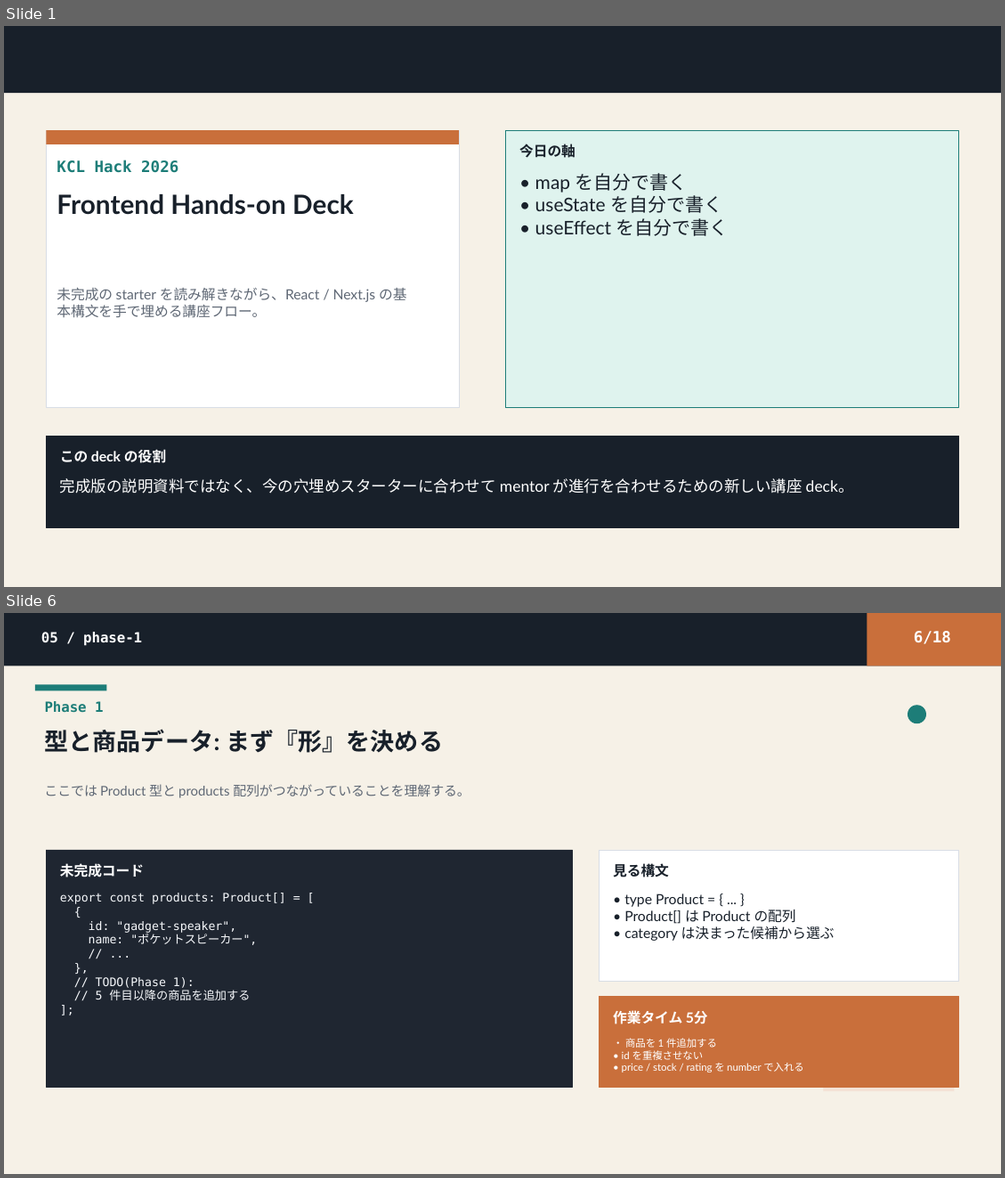
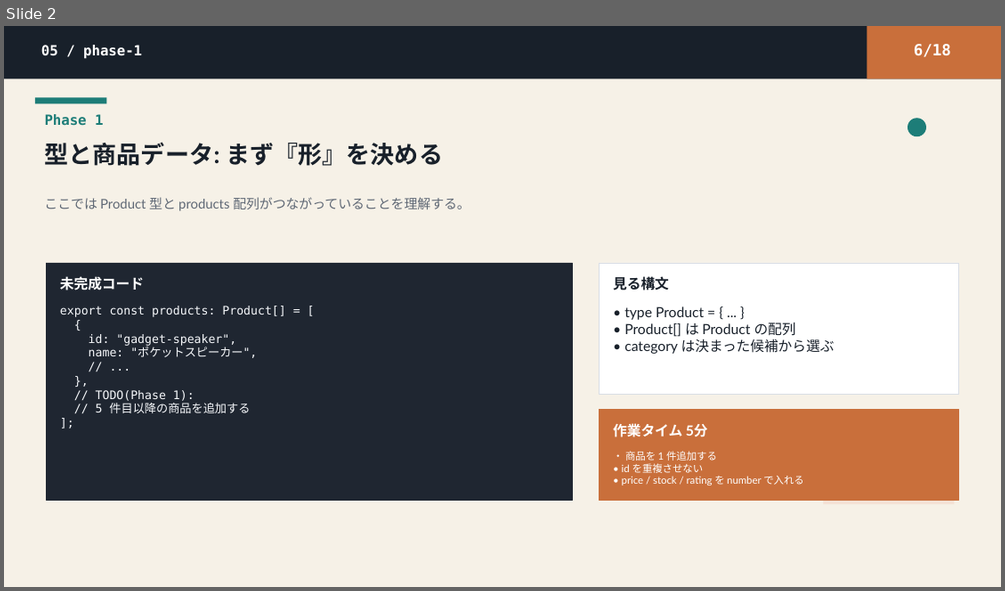
Before and after one commit to Kyutech-Code-Lab/KCLhackEC-2026, a slide deck: materials/2026/slides/kcl-frontend-2026-handson-ans.pptx. Shown one above the other, each under a label of ours: slides 1 and 6 before the commit, slide 2 after it; the slides between them are not shown. The pictures are 1005x1178 and 1005x591 pixels, drawn with LibreOffice and Linux fonts; fonts in the diff are those of the drawing. Boxes give left, top, right and bottom in pixels: in the first picture for what was removed or moved away, otherwise in the second. Text is boxed around its words. In the diff, an @@ line names an element or a change of style, - is before the commit and + after.

```diff
--- a/materials/2026/slides/kcl-frontend-2026-handson-ans.pptx
+++ b/materials/2026/slides/kcl-frontend-2026-handson-ans.pptx
@@ slide 1 removed at (4,26,1001,587), background #FFFFFF @@
@@ rectangle removed at (4,26,1001,587) @@
@@ rectangle removed at (4,26,1001,94) @@
@@ rectangle removed at (46,131,459,408) @@
@@ rectangle removed at (46,131,459,145) @@
@@ rectangle removed at (506,131,959,408) @@
@@ text removed at (519,143,575,158) @@
-今日の軸
@@ text removed at (57,160,178,173) @@
-KCL Hack 2026
@@ text removed at (535,173,728,236) @@
-• map を自分で書く
-• useState を自分で書く
-• useEffect を自分で書く
@@ text removed at (57,194,354,215) @@
-Frontend Hands-on Deck
@@ text removed at (57,288,406,317) @@
-未完成の starter を読み解きながら、React / Next.js の基本構文を手で埋める講座フロー。
@@ rectangle removed at (46,435,959,528) @@
@@ text removed at (60,449,166,463) @@
-この deck の役割
@@ text removed at (60,478,854,493) @@
-完成版の説明資料ではなく、今の穴埋めスターターに合わせて mentor が進行を合わせるための新しい講座 deck。
@@ what was slide 6 is now slide 2 @@
```
Also in this commit, not shown: 1 slide changed, 4 other slides removed, 15 other files.
